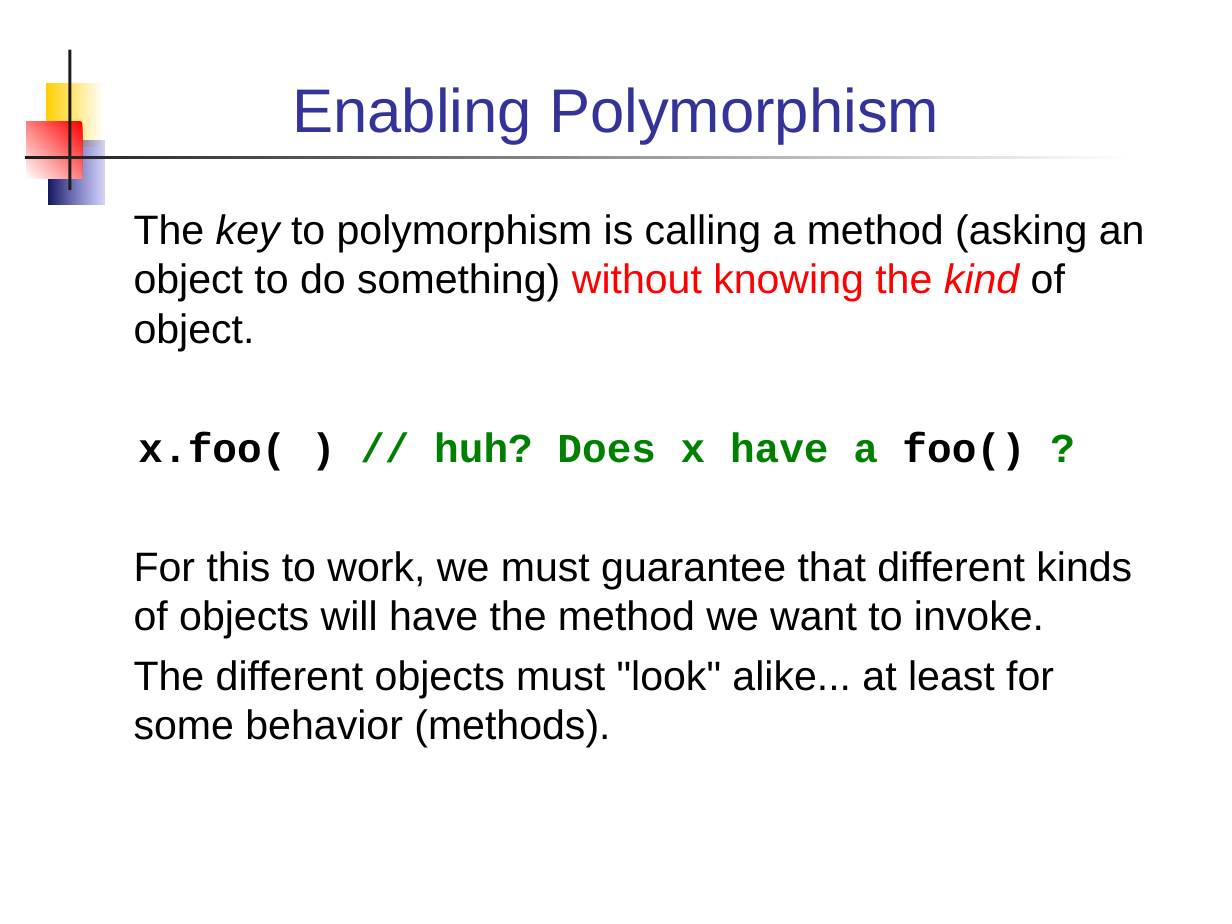
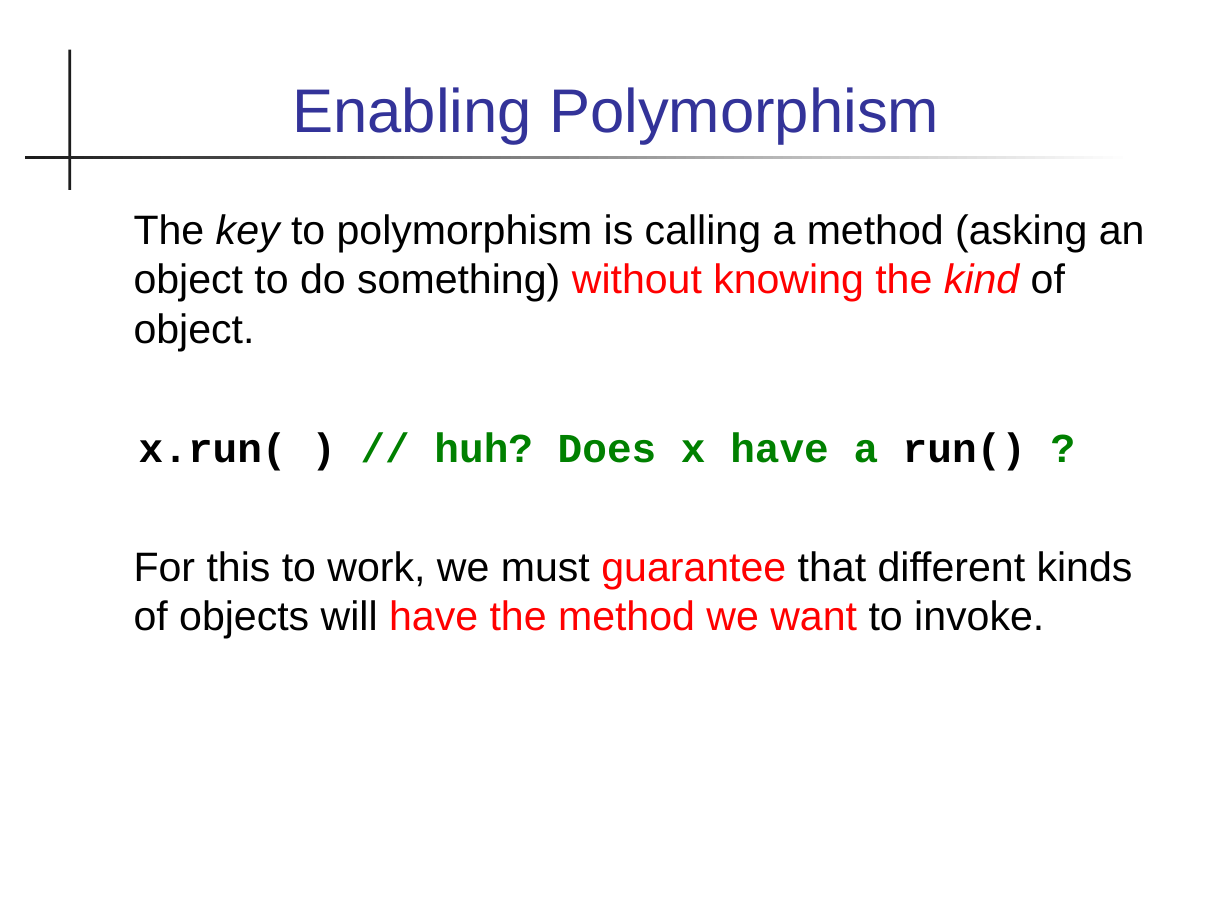
Before and after one commit to skeoop/skeoop.github.io, a slide deck: slide 7 of week2/1-Polymorphism.ppt. Drawn at 1232x924 pixels with LibreOffice and Linux fonts; fonts in the diff are those of the drawing. Boxes give left, top, right and bottom in pixels: in the first picture for what was removed or moved away, otherwise in the second. Text is boxed around its words. In the diff, an @@ line names an element or a change of style, - is before the commit and + after.

```diff
--- a/week2/1-Polymorphism.ppt
+++ b/week2/1-Polymorphism.ppt
@@ rectangle removed at (46,83,103,147) @@
@@ rectangle removed at (27,122,83,179) @@
@@ rectangle removed at (48,140,103,205) @@
@@ text at (139,432,1026,471): text changed @@
-x.foo( ) // huh? Does x have a foo() ?
+x.run( ) // huh? Does x have a run() ?
@@ text at (134,551,1133,638): text colour #000000 to #FF0000 in "guarantee have the method we want" @@
@@ text at (134,660,1054,747): paragraph removed @@
-The different objects must "look" alike... at least for some behavior (methods).
```
Also in this commit, not shown: 30 other slides changed, 7 slides added, 1 slide removed, 5 other files.
